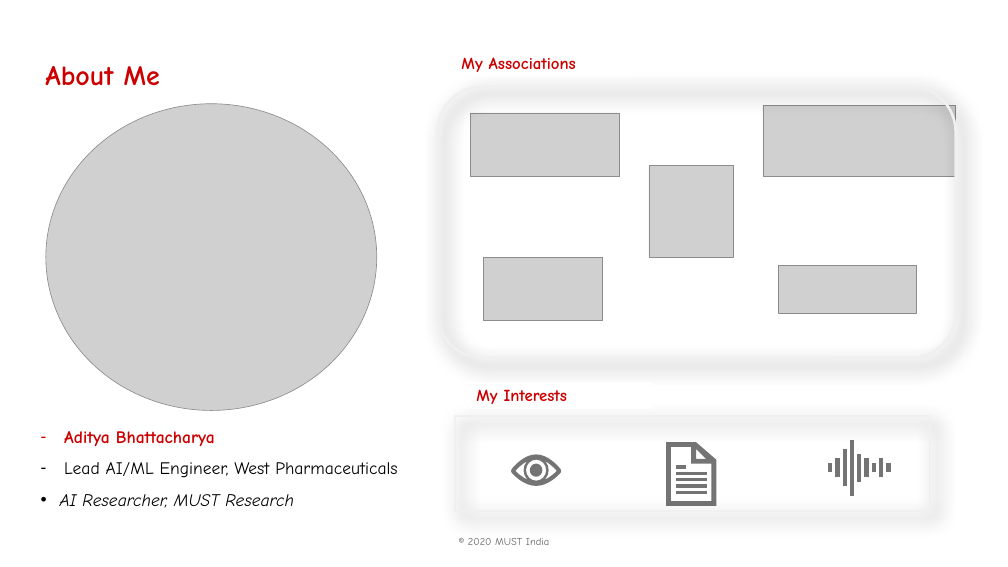
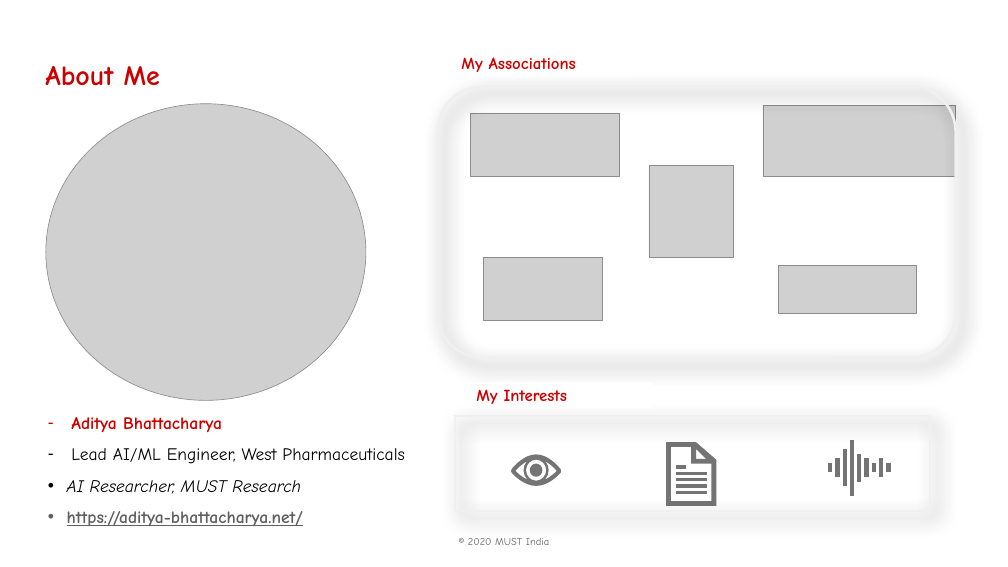
Before and after one commit to adib0073/MUST_ACADEMY-Computer_Vision, a slide deck: slide 2 of Resources/MUST Academy - Computer Vision.pptx. Drawn at 1008x567 pixels with LibreOffice and Linux fonts; fonts in the diff are those of the drawing; grey boxes stand for pictures; background and template pictures are left out. Boxes give left, top, right and bottom in pixels: in the first picture for what was removed or moved away, otherwise in the second. Text is boxed around its words. In the diff, an @@ line names an element or a change of style, - is before the commit and + after.

Commit message:
PPT updated

```diff
--- a/Resources/MUST Academy - Computer Vision.pptx
+++ b/Resources/MUST Academy - Computer Vision.pptx
@@ picture resized from (x1=46, y1=104, x2=377, y2=411) to (x1=46, y1=104, x2=366, y2=401) @@
@@ text "Aditya Bhattacharya" moved from (x1=60, y1=431, x2=397, y2=508) to (x1=67, y1=417, x2=404, y2=526) @@
@@ text at (x1=67, y1=511, x2=303, y2=526): paragraph added @@
+• https://aditya-bhattacharya.net/
```
